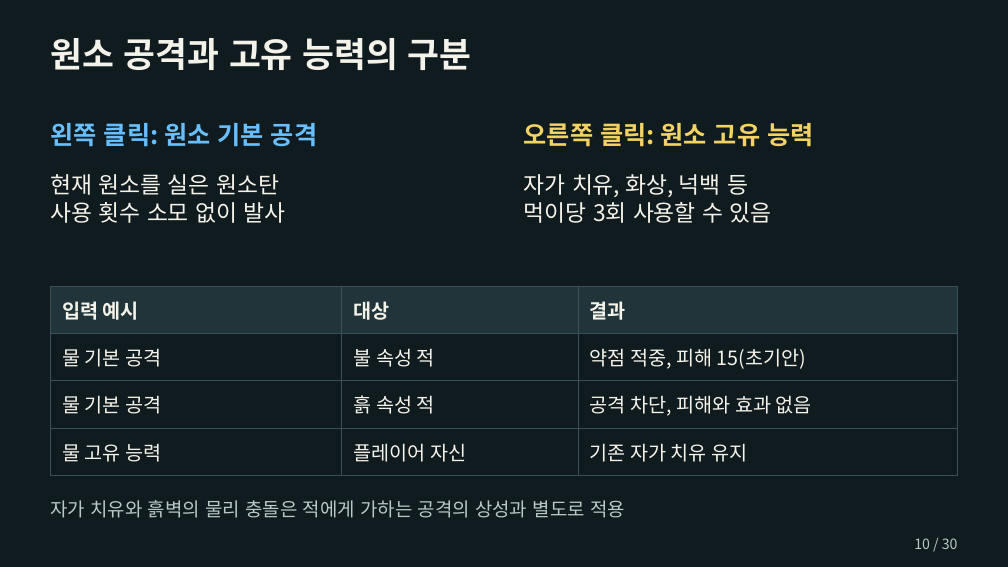
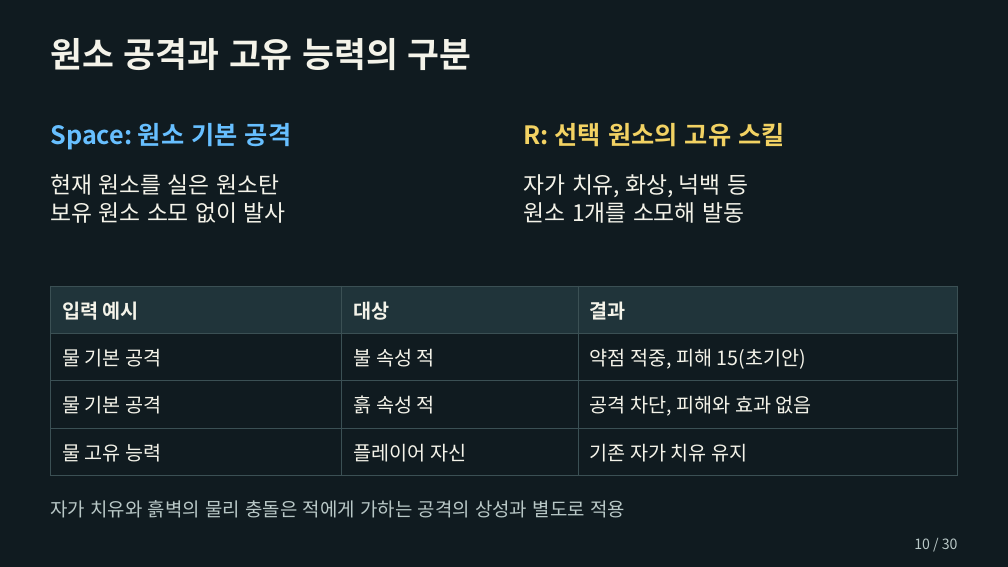
Before and after one commit to chanwhee0330/element-eater, a slide deck: slide 10 of outputs/planning/엘리먼트_이터_기획서_허찬휘.pptx. Drawn at 1008x567 pixels with LibreOffice and Linux fonts; fonts in the diff are those of the drawing. Boxes give left, top, right and bottom in pixels: in the first picture for what was removed or moved away, otherwise in the second. Text is boxed around its words. In the diff, an @@ line names an element or a change of style, - is before the commit and + after.

```diff
--- a/outputs/planning/엘리먼트_이터_기획서_허찬휘.pptx
+++ b/outputs/planning/엘리먼트_이터_기획서_허찬휘.pptx
@@ text at <box>50,123,291,150</box>: text changed @@
-왼쪽 클릭: 원소 기본 공격
+Space: 원소 기본 공격
@@ text at <box>524,123,784,147</box>: text changed @@
-오른쪽 클릭: 원소 고유 능력
+R: 선택 원소의 고유 스킬
@@ text at <box>50,202,286,223</box>: text changed @@
-사용 횟수 소모 없이 발사
+보유 원소 소모 없이 발사
@@ text at <box>524,202,744,223</box>: text changed @@
-먹이당 3회 사용할 수 있음
+원소 1개를 소모해 발동
```
Also in this commit, not shown: 14 other slides changed, 6 other files.
